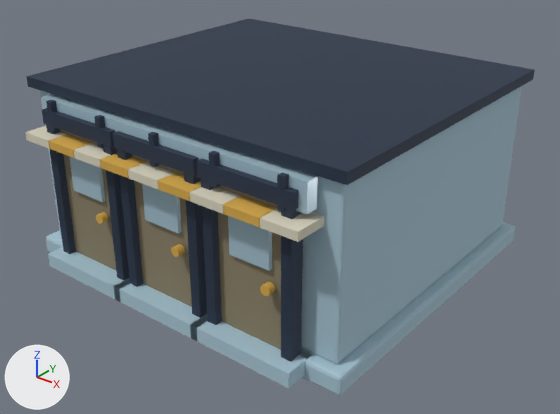
The glTF model game/art/diorama/layers/conversion_warehouse_hall.glb: old version first, new version second.
Both versions are drawn from a 50 mm camera at (1.14, -1.441, 1.009) aimed at (0.032, -0.056, 0.15). The lights are fixed; the arrows at lower left show +X, +Y and +Z. The picture after the commit comes second.

Objects in the first picture: 'conversion_warehouse_hall glass', 'conversion_warehouse_hall ink', 'conversion_warehouse_hall mist', 'conversion_warehouse_hall ochre', 'conversion_warehouse_hall patina', 'conversion_warehouse_hall plaster'.
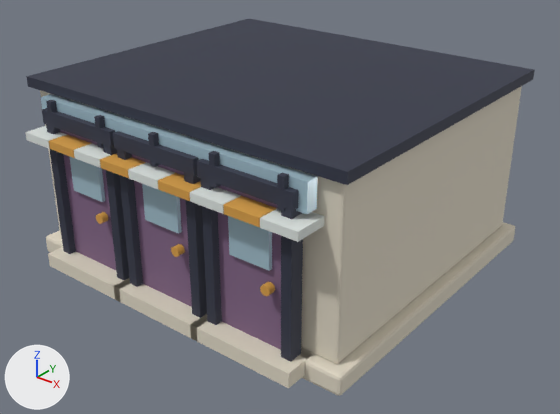
Pixel boxes [x1, y1, x2, y2] of what changed, in the pictures (560 x 414 px):
'conversion_warehouse_hall mist', recoloured (blue to pale yellow): [40, 86, 522, 396] in both
'conversion_warehouse_hall patina', recoloured: [60, 130, 281, 350] in both
'conversion_warehouse_hall plaster', recoloured: [25, 126, 324, 242] in both

Patch to the scene script:
```diff
--- a/game/art/diorama/layers/conversion_warehouse_hall.glb.py
+++ b/game/art/diorama/layers/conversion_warehouse_hall.glb.py
@@ mat_plaster @@
 mat_plaster = principled_material('plaster')
-mat_plaster.base_color = (0.694, 0.651, 0.515)  # pale yellow #d9d3be
+mat_plaster.base_color = (0.738, 0.784, 0.761)  # white #dfe5e2
 mat_plaster.roughness = 0.94
@@ mat_mist @@
 mat_mist = principled_material('mist')
-mat_mist.base_color = (0.386, 0.552, 0.644)  # blue #a7c4d2
+mat_mist.base_color = (0.745, 0.687, 0.565)  # pale yellow #e0d8c6
 mat_mist.roughness = 0.86
@@ mat_patina @@
 mat_patina = principled_material('patina')
-mat_patina.base_color = (0.254, 0.216, 0.136)  # yellow #8a8067
+mat_patina.base_color = (0.216, 0.127, 0.231)  # greyish purple #806484
 mat_patina.roughness = 0.9
```
